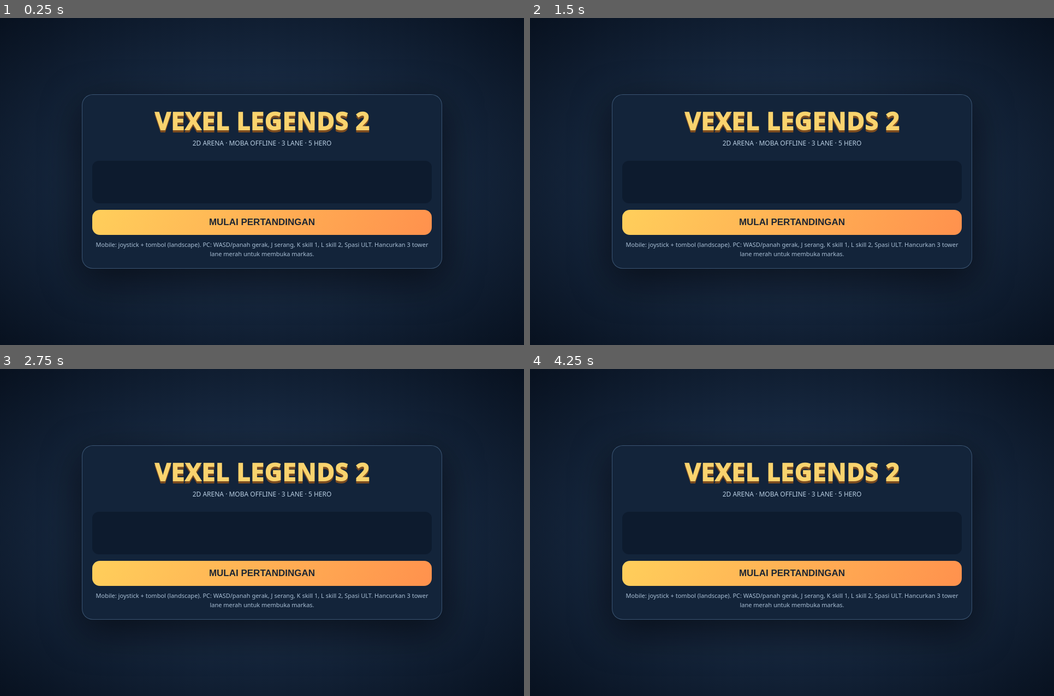
Above: before the commit, frames 1-4 (two rows, left to right).
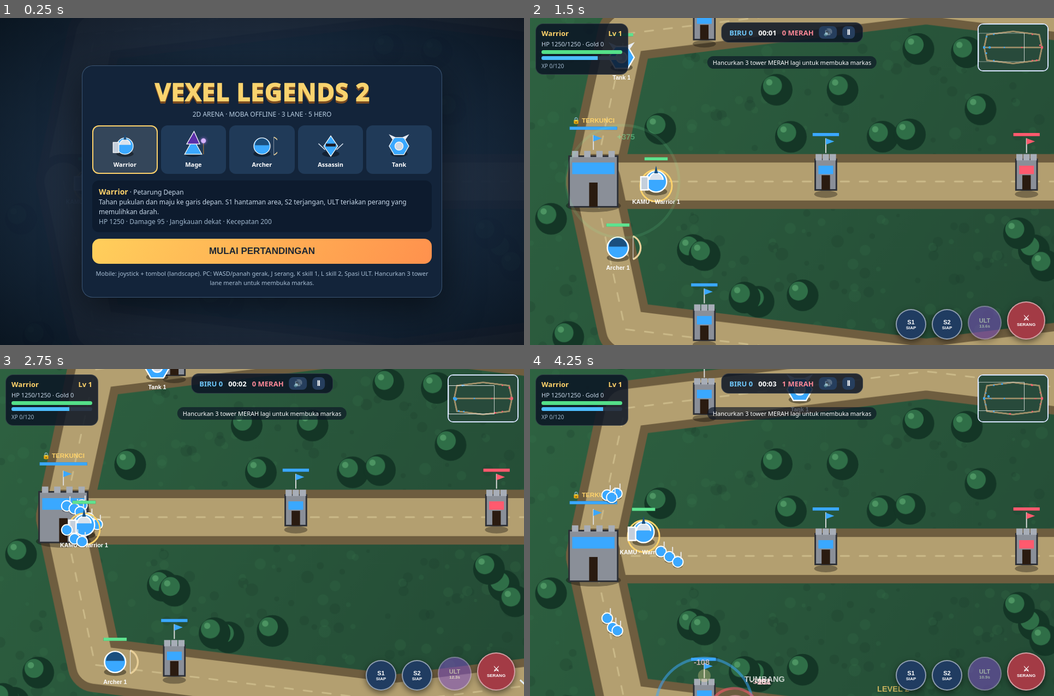
Above: after the commit, the same moments.

Repository: vexelkang-cell/gamepai
Game: browser game, page games/vexel-legend-2-arena/index.html
Same seed, same stepped clock (60 frames per second), same inputs: the game is played once before the commit and once after it.
Inputs:
- Up to frame 1 (0.25 s): no input
- Up to frame 2 (1.5 s): click "MULAI PERTANDINGAN" at 0.27 s; hold Right from 1.03 s (still down); tap Space at 1.1 s
- Up to frame 3 (2.75 s): release Right at 1.53 s; hold Down 1.58-1.85 s; tap Space at 1.6, 2.1, 2.6 s; hold Left 1.9-2.47 s; hold Up from 2.52 s (still down)
- Up to frame 4 (4.25 s): release Up at 2.82 s; hold Right 2.87-3.53 s; tap Space at 3.1, 3.6, 4.1 s; hold Up 3.58-3.82 s; hold Left from 3.87 s (still down)

The runs differ from the first frame. In frame 1, 23% of the frame differs, in the area x 15-85%, y 14-86%; in frame 2, 92%; in frame 3, 93%; in frame 4, 94%, in the area x 0-100%, y 0-100%.
Error before the commit: SyntaxError: Invalid or unexpected token

Commit message:
Fix JavaScript syntax issue in hero AI update

Diff:
--- a/games/vexel-legend-2-arena/index.html
+++ b/games/vexel-legend-2-arena/index.html
@@ -110,7 +110,8 @@
 function segD(p,ax,ay,bx,by){const vx=bx-ax,vy=by-ay,l=vx*vx+vy*vy||1;const t=clamp(((p.x-ax)*vx+(p.y-ay)*vy)/l,0,1);return Math.hypot(p.x-ax-vx*t,p.y-ay-vy*t)}
 function laneDist(x,y){let m=1e9;for(const p of Object.values(LANES))for(let i=0;i<p.length-1;i++)m=Math.min(m,segD({x,y},p[i][0],p[i][1],p[i+1][0],p[i+1][1]));return m}
 const mkS=(team,kind,x,y,lane)=>{const b=kind==='base';return{team,kind,x,y,lane,hp:b?4000:1700,max:b?4000:1700,rng:b?220:190,dmg:b?120:95,iv:b?1:1.1,cd:0,dead:false,lock:false,shield:0,stun:0}};
-const MOVE_SPEED_SCALE=.82; // Perlambat seluruh unit agar gerakan lebih nyaman.\nconst mkU=(team,cls,x,y,o={})=>{const h=!!cls,c=h?CL[cls]:{hp:320,dmg:26,spd:78,rng:44,mp:0};return Object.assign({team,cls:cls||'Minion',hero:h,x,y,vx:0,vy:0,inputX:0,inputY:0,hp:c.hp,max:c.hp,dmg:c.dmg,spd:c.spd,rng:c.rng,iv:h?.7:1.1,mp:c.mp,maxMp:c.mp,lvl:1,xp:0,cd:0,sc:[0,0,0],face:0,dead:false,rt:0,shield:0,shT:0,stun:0,lane:null,wp:1,isP:false,retreating:false},o)};
+const MOVE_SPEED_SCALE=.82; // Perlambat seluruh unit agar gerakan lebih nyaman.
+const mkU=(team,cls,x,y,o={})=>{const h=!!cls,c=h?CL[cls]:{hp:320,dmg:26,spd:78,rng:44,mp:0};return Object.assign({team,cls:cls||'Minion',hero:h,x,y,vx:0,vy:0,inputX:0,inputY:0,hp:c.hp,max:c.hp,dmg:c.dmg,spd:c.spd,rng:c.rng,iv:h?.7:1.1,mp:c.mp,maxMp:c.mp,lvl:1,xp:0,cd:0,sc:[0,0,0],face:0,dead:false,rt:0,shield:0,shT:0,stun:0,lane:null,wp:1,isP:false,retreating:false},o)};
 const enemies=team=>U.filter(v=>v.team!==team&&!v.dead);
 const structs=team=>S.filter(s=>s.team!==team&&!s.dead&&(s.kind!=='base'||!s.lock));
 function pickTarget(u,r){const en=enemies(u.team).filter(v=>dist(v,u)<=r);const hs=en.filter(v=>v.hero);if(hs.length)re …(183 unchanged characters)…
@@ -147,7 +148,8 @@
  if(!t||t.dead)return;
  if(t.kind==='base'&&t.lock){fx(t.x,t.y-70,'TERKUNCI','#ffd36b');return}
  if(t.shield>0){const ab=Math.min(t.shield,a);t.shield-=ab;a-=ab}
- if(t.hero&&!t.isP)a*=.88;\n t.hp-=a;
+ if(t.hero&&!t.isP)a*=.88;
+ t.hp-=a;
  if(a>0)fx(t.x,t.y-(t.kind?50:34),'-'+Math.round(a),src.team==='blue'?'#dff3ff':'#ffd0d6');
  if(src.isP&&a>0)SFX.hit();
  if(t.hp<=0){t.hp=0;kill(src,t)}
